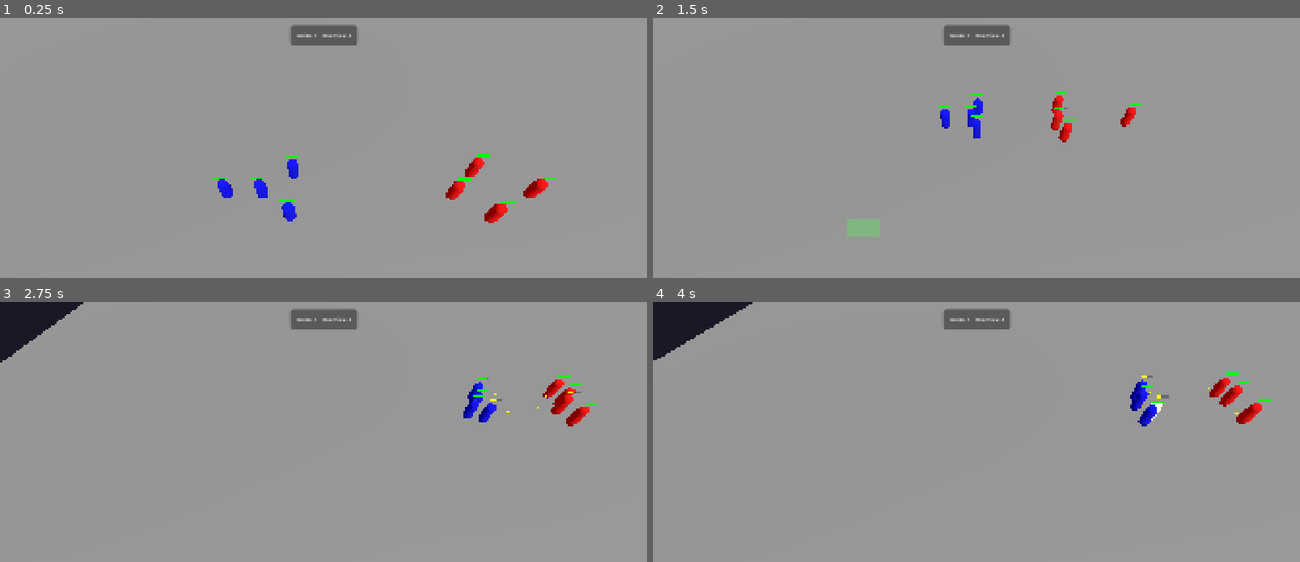
Above: before the commit, frames 1-4 (two rows, left to right).
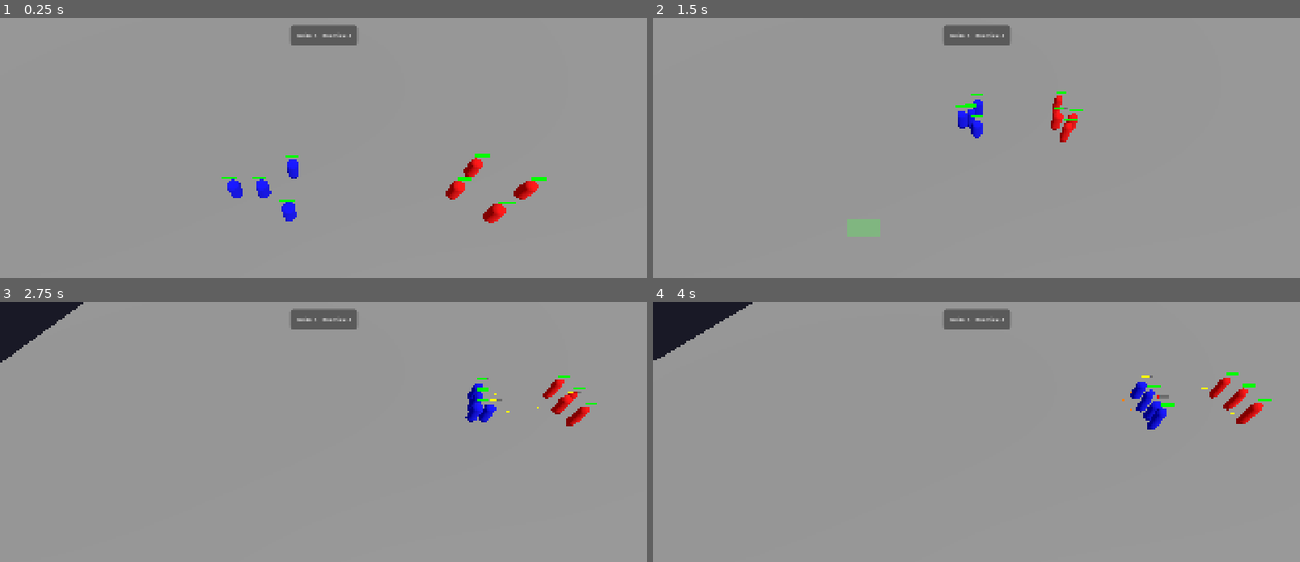
Above: after the commit, the same moments.

Repository: planetazul3/Game
Game: Godot game, scene res://scenes/test_map.tscn
Two runs of this game, one before a commit and one after it. Both use one fixed random seed, a clock stepped at 60 frames per second and the inputs below. Sound files missing from this copy of the repository are replaced by a short silence.
Inputs (mouse positions are in pixels of both pictures, inside the frame that each line leads up to):
- Up to frame 1 (0.25 s): no input
- Up to frame 2 (1.5 s): move the mouse to (1118, 181) at 0.52 s; hold S (camera_backward) 0.53-1.25 s; click (1118, 181) at 0.67 s; drag from (847, 218) to (944, 272) at 1.27 s
- Up to frame 3 (2.75 s): move the mouse to (388, 403) at 2.02 s; hold A (camera_left) from 2.03 s (still down); click (388, 403) at 2.17 s
- Up to frame 4 (4 s): release A (camera_left) at 2.75 s; drag from (944, 556) to (782, 429) at 2.77 s; move the mouse to (1170, 538) at 3.52 s; tap Mouse wheel up (camera_zoom_in) at 3.6 s; click (1170, 538) at 3.67 s

The runs differ from the first frame. In frame 1, 0.8% of the frame differs, in the area x 32-86%, y 52-79%; in frame 2, 0.5%; in frame 3, 0.4%; in frame 4, 0.9%, in the area x 72-95%, y 28-50%.

Commit message:
feat: add procedural animations, emissive selection, and audio hooks

Diff:
--- a/scripts/game_ui.gd
+++ b/scripts/game_ui.gd
@@ -23,6 +23,7 @@
 
 func _show_win_screen(msg: String) -> void:
 	if win_screen.visible: return
+	print("GAME ENDED: ", msg)
 	win_label.text = msg
 	win_screen.visible = true
 	get_tree().paused = true
--- a/scripts/unit.gd
+++ b/scripts/unit.gd
@@ -37,6 +37,17 @@
 		var ring_mat = StandardMaterial3D.new()
 		ring_mat.shading_mode = StandardMaterial3D.SHADING_MODE_UNSHADED
 		ring_mat.albedo_color = Color.RED
+		ring_mat.emission_enabled = true
+		ring_mat.emission = Color.RED
+		ring_mat.emission_energy_multiplier = 2.0
+		selection_ring.material_override = ring_mat
+	else:
+		var ring_mat = StandardMaterial3D.new()
+		ring_mat.shading_mode = StandardMaterial3D.SHADING_MODE_UNSHADED
+		ring_mat.albedo_color = Color.GREEN
+		ring_mat.emission_enabled = true
+		ring_mat.emission = Color.GREEN
+		ring_mat.emission_energy_multiplier = 2.0
 		selection_ring.material_override = ring_mat
 
 func _physics_process(delta: float) -> void:
@@ -87,6 +98,7 @@
 	flash_mat.shading_mode = StandardMaterial3D.SHADING_MODE_UNSHADED
 	mesh.material_override = flash_mat
 	get_tree().create_timer(0.1).timeout.connect(func(): mesh.material_override = _original_material)
+	_play_sound("res://assets/sounds/hit.wav")
 
 func die() -> void:
 	var parts_scene = load("res://scenes/death_particles.tscn")
@@ -94,12 +106,26 @@
 		var parts = parts_scene.instantiate()
 		get_tree().root.add_child(parts)
 		parts.global_position = global_position
+	_play_sound("res://assets/sounds/death.wav")
 	queue_free()
+
+func _play_sound(path: String) -> void:
+	var sfx = AudioStreamPlayer3D.new()
+	var stream = load(path)
+	if stream:
+		sfx.stream = stream
+		get_tree().root.add_child(sfx)
+		sfx.global_position = global_position
+		sfx.play()
+		sfx.finished.connect(sfx.queue_free)
+	else:
+		# Silent if file missing, but logic exists
+		pass
 
 func _process_idle(_delta: float) -> void:
 	var units = get_tree().get_nodes_in_group("units")
 	var nearest_enemy = null
-	var min_dist = 15.0
+	var min_dist = 30.0 # Increased from 15.0
 
 	for unit in units:
 		if unit.faction_id != faction_id:
@@ -109,11 +135,13 @@
 				nearest_enemy = unit
 
 	if nearest_enemy:
+		print("Unit ", name, " (Faction ", faction_id, ") spotted enemy ", nearest_enemy.name)
 		attack(nearest_enemy)
 
 func _process_move(delta: float) -> void:
 	if nav_agent.is_navigation_finished():
 		current_state = State.IDLE
+		mesh.scale = mesh.scale.lerp(Vector3.ONE, delta * 10.0) # Reset scale
 		return
 
 	var next_path_pos: Vector3 = nav_agent.get_next_path_position()
@@ -124,6 +152,12 @@
 
 	velocity = velocity.lerp(new_velocity, delta * 8.0)
 	move_and_slide()
+
+	# Procedural "Running" animation (Squish/Stretch)
+	var walk_cycle = sin(Time.get_ticks_msec() * 0.015) * 0.1
+	mesh.scale.y = 1.0 + walk_cycle
+	mesh.scale.x = 1.0 - walk_cycle
+	mesh.scale.z = 1.0 - walk_cycle
 
 	if velocity.length() > 0.5:
 		var look_target = global_position + velocity
